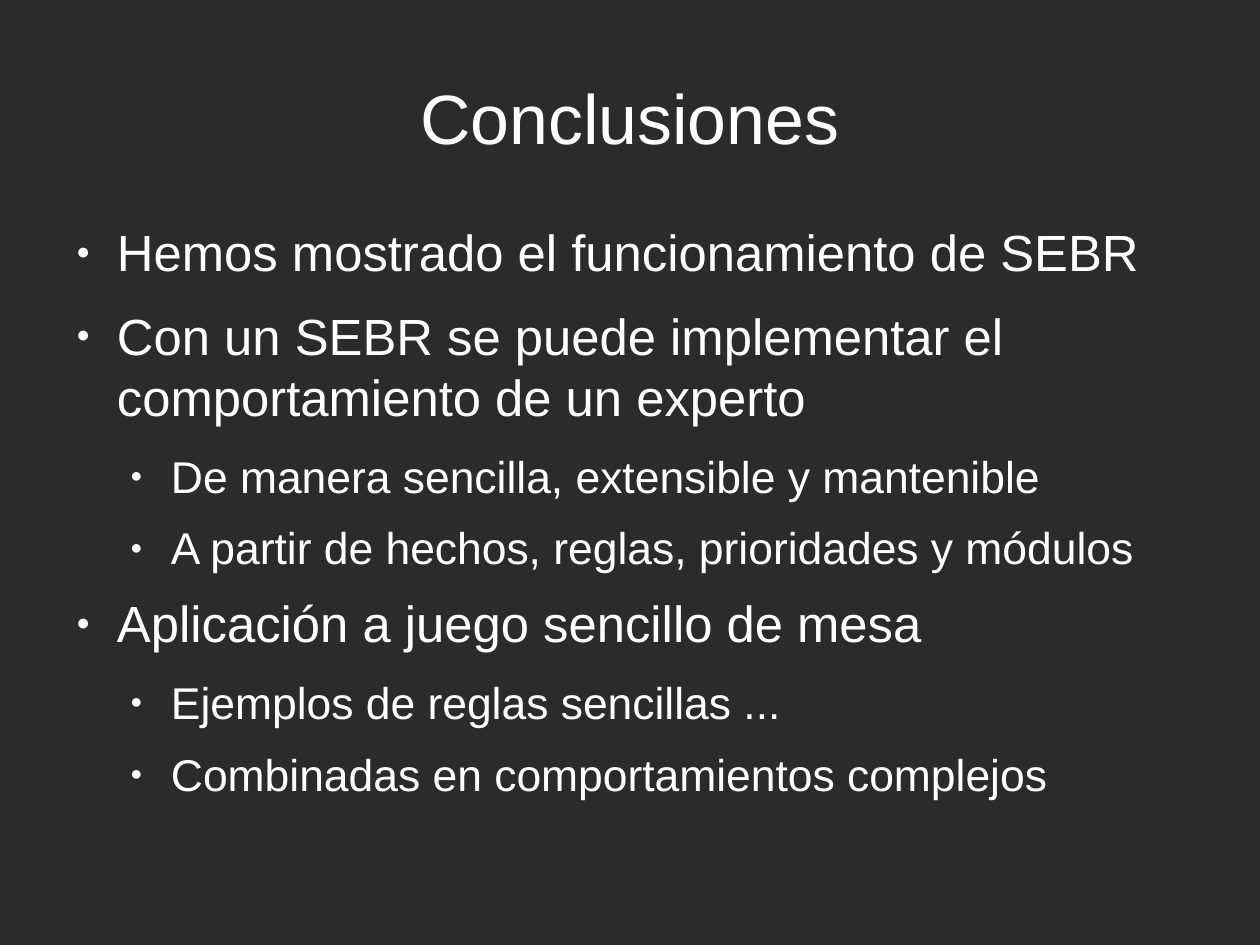
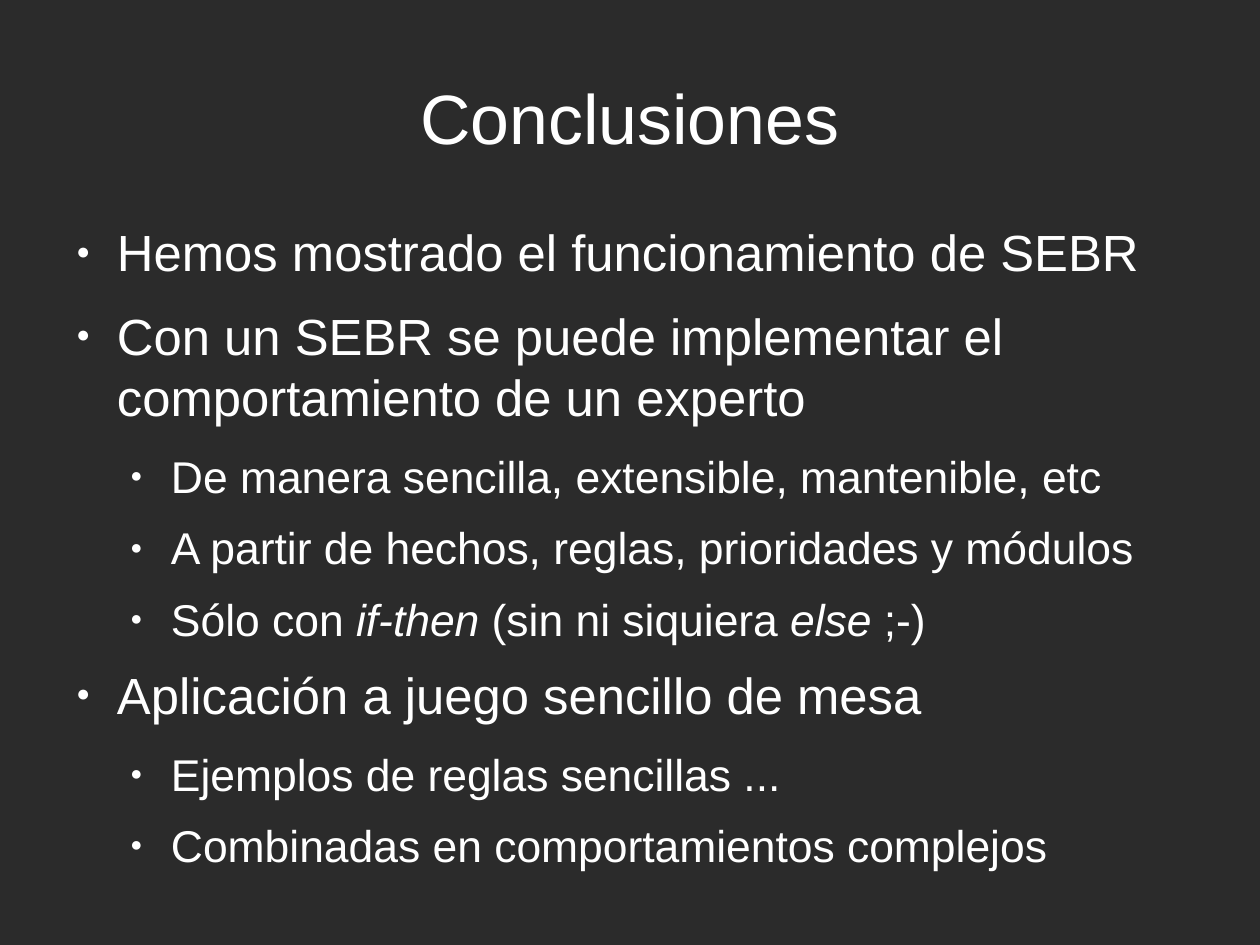
Before and after one commit to rompehielos013013013/gsiege, a slide deck: slide 37 of presentacion/expertoUCLM2014/SSEE-IA.odp (slide 31 before the commit). Drawn at 1260x945 pixels with LibreOffice and Linux fonts; fonts in the diff are those of the drawing; background and template pictures are left out; a plain dark background stands for a picture behind light text. Boxes give left, top, right and bottom in pixels: in the first picture for what was removed or moved away, otherwise in the second. Text is boxed around its words. In the diff, an @@ line names an element or a change of style, - is before the commit and + after.

```diff
--- a/presentacion/expertoUCLM2014/SSEE-IA.odp
+++ b/presentacion/expertoUCLM2014/SSEE-IA.odp
@@ text at [171,460,1101,499]: text changed @@
-  ● De manera sencilla, extensible y mantenible
+  ● De manera sencilla, extensible, mantenible, etc
@@ text at [171,603,871,645]: paragraph added @@
+  ● Sólo con if-then (sin ni siquiera else ;-)
```
Also in this commit, not shown: 17 other slides changed, 6 slides added, 1 other file.
